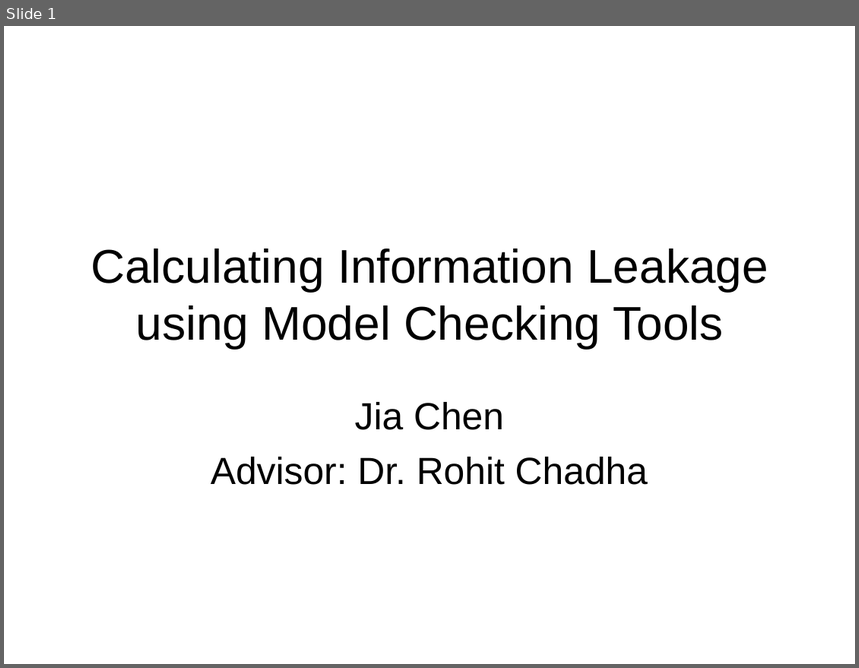
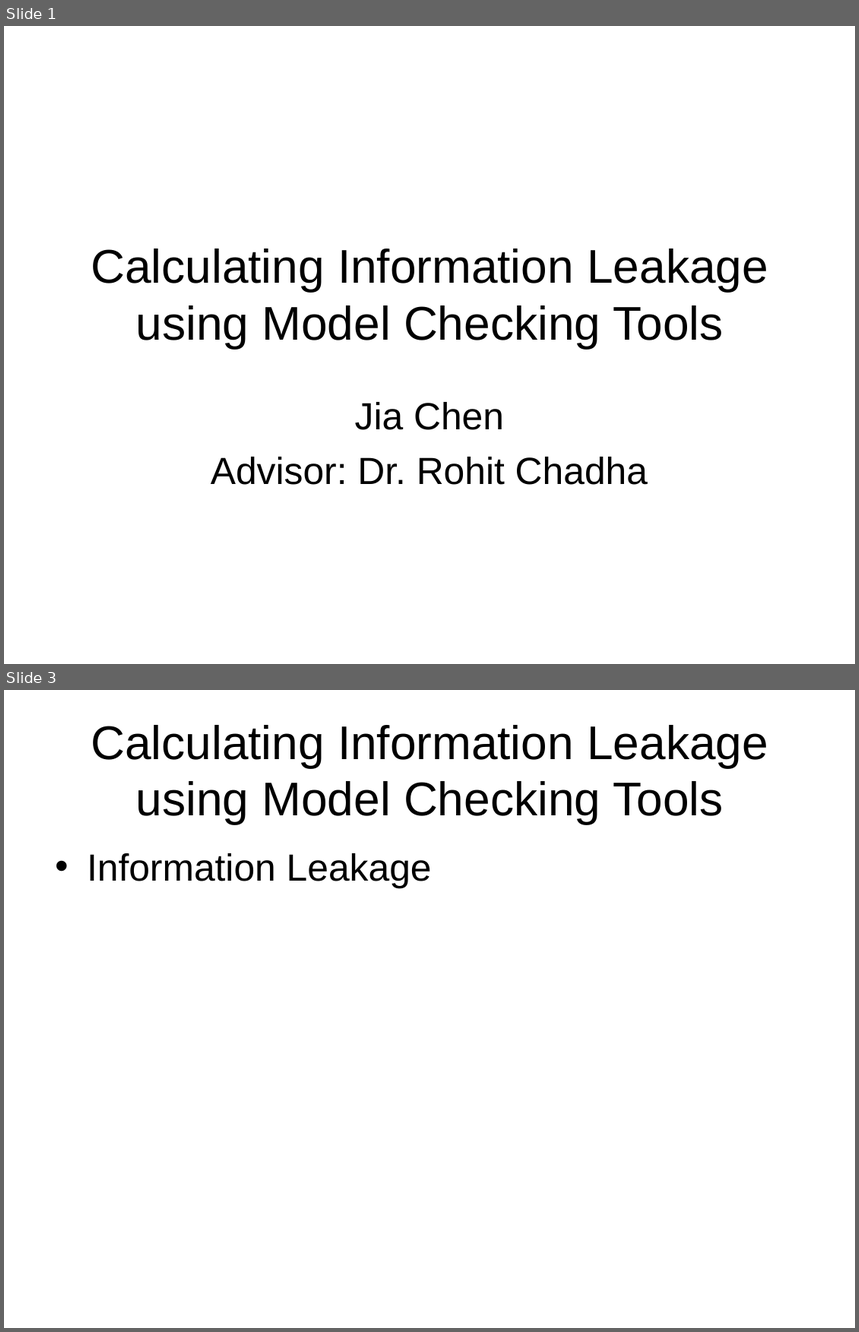
Before and after one commit to chenjiia/Thesis, a slide deck: thesis_presentation/presentation.ppt. Shown one above the other, each under a label of ours: slide 1 before the commit, slides 1 and 3 after it; the slides between them are not shown. The pictures are 859x668 and 859x1332 pixels, drawn with LibreOffice and Linux fonts; fonts in the diff are those of the drawing. Boxes give left, top, right and bottom in pixels: in the first picture for what was removed or moved away, otherwise in the second. Text is boxed around its words. In the diff, an @@ line names an element or a change of style, - is before the commit and + after.

```diff
--- a/thesis_presentation/presentation.ppt
+++ b/thesis_presentation/presentation.ppt
@@ slide 3 added at [4, 690, 855, 1328], background #FFFFFF @@
@@ title added at [91, 725, 769, 824], 40 pt, text #000000 @@
+Calculating Information Leakage using Model Checking Tools
@@ text added at [87, 853, 432, 888], 32 pt, text #000000 @@
+• Information Leakage
```
Also in this commit, not shown: 1 slide changed, 13 other slides added.
